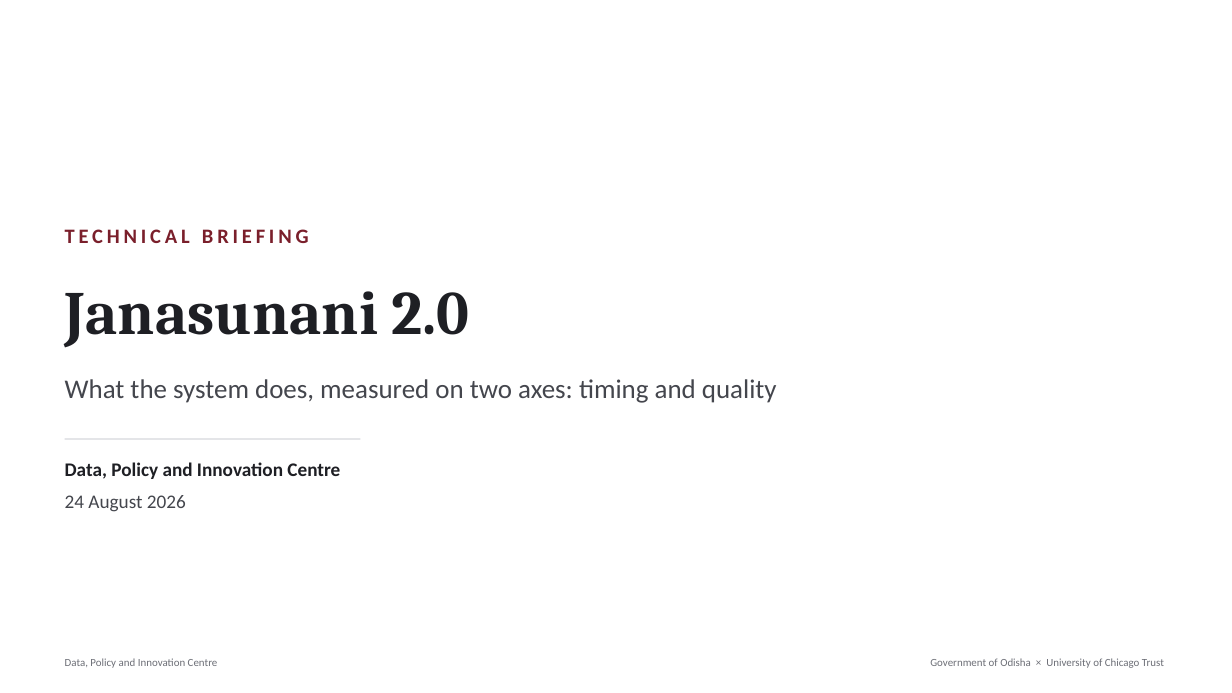
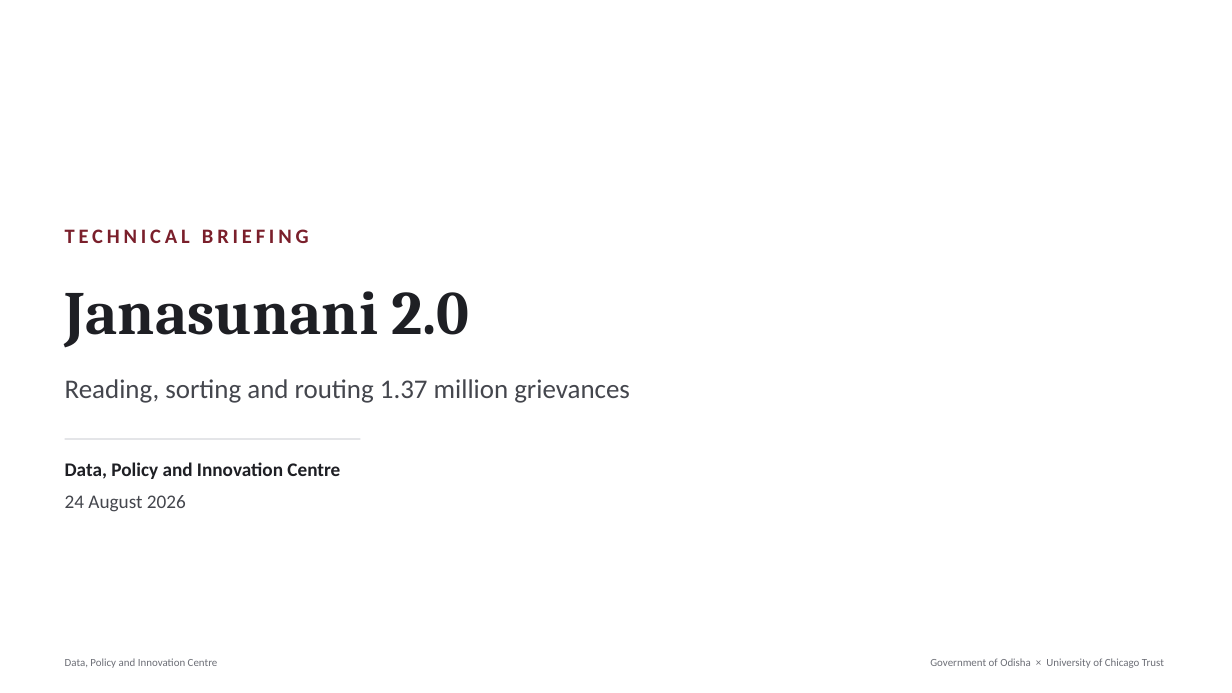
Before and after one commit to Data-Policy-and-Innovation-Centre/janasunani, a slide deck: slide 1 of docs/presentations/2026-08-24-timing-quality/Janasunani_2.0_Timing_and_Quality.pptx. Drawn at 1232x693 pixels with LibreOffice and Linux fonts; fonts in the diff are those of the drawing. Boxes give left, top, right and bottom in pixels: in the first picture for what was removed or moved away, otherwise in the second. Text is boxed around its words. In the diff, an @@ line names an element or a change of style, - is before the commit and + after.

```diff
--- a/docs/presentations/2026-08-24-timing-quality/Janasunani_2.0_Timing_and_Quality.pptx
+++ b/docs/presentations/2026-08-24-timing-quality/Janasunani_2.0_Timing_and_Quality.pptx
@@ text at (65,379,630,403): text changed @@
-What the system does, measured on two axes: timing and quality
+Reading, sorting and routing 1.37 million grievances
```
Also in this commit, not shown: 2 other slides changed, 6 slides added, 8 slides removed, 8 other files.
